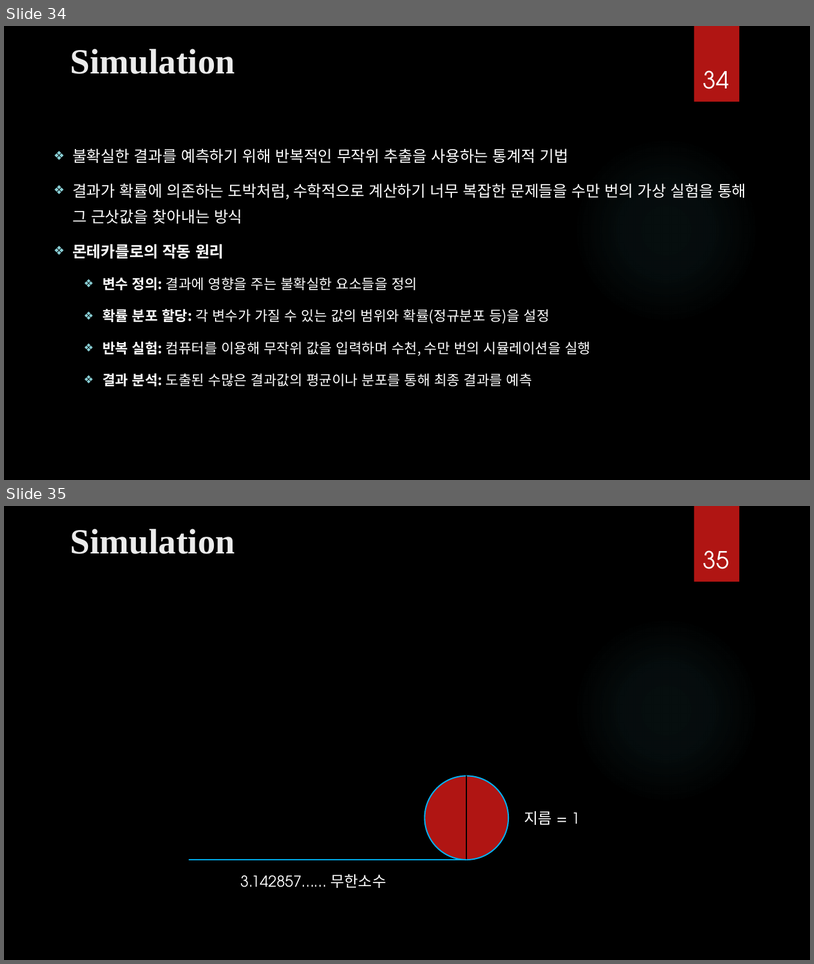
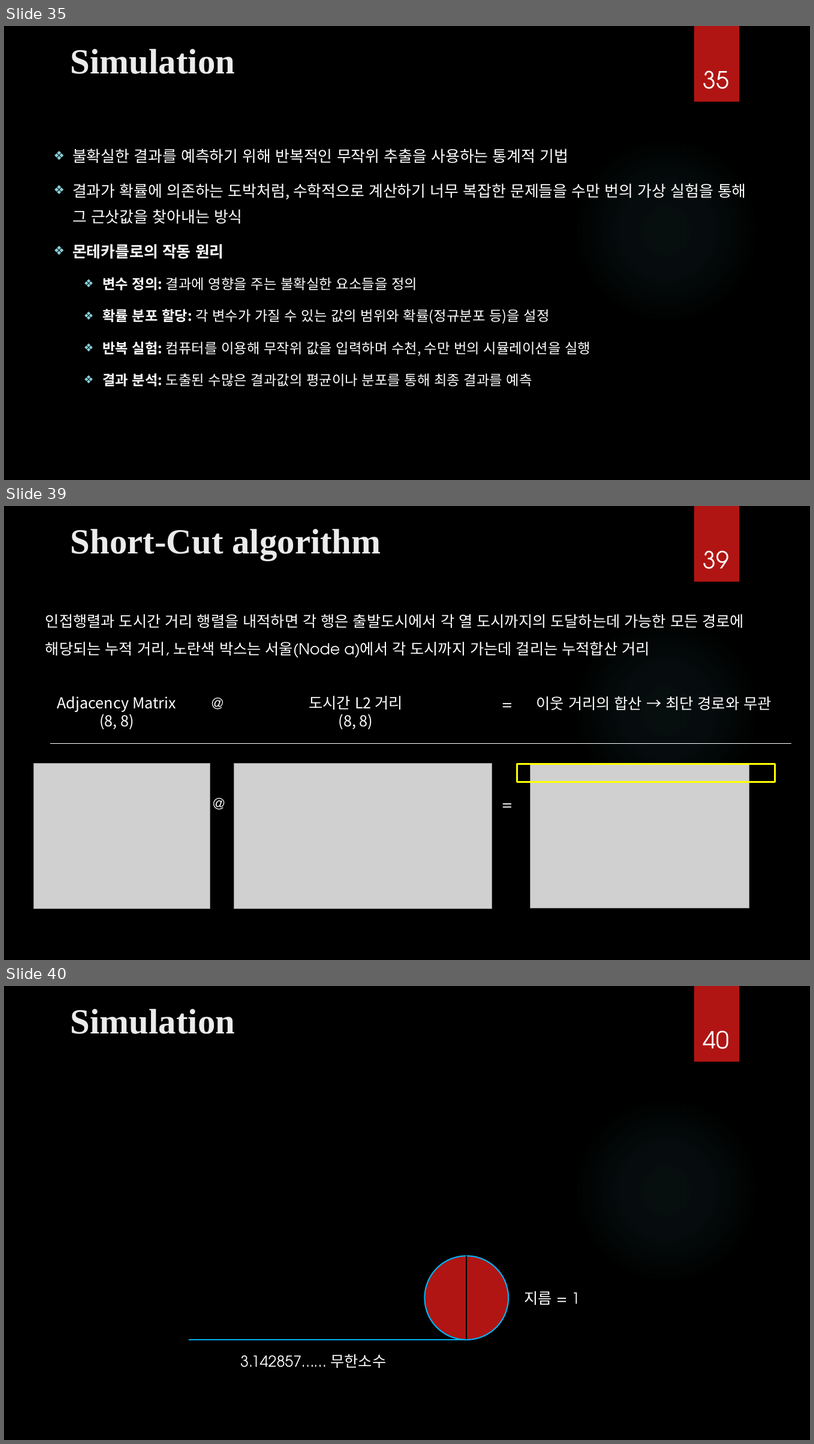
Before and after one commit to ancestor9/mathematics-for-machine-learning, a slide deck: Calculus/Calculus.pptx. Shown one above the other, each under a label of ours: slides 34 and 35 before the commit, slides 35, 39 and 40 after it; the slides between them are not shown. The pictures are 814x964 and 814x1444 pixels, drawn with LibreOffice and Linux fonts; fonts in the diff are those of the drawing; grey boxes stand for pictures; background and template pictures are left out. Boxes give left, top, right and bottom in pixels: in the first picture for what was removed or moved away, otherwise in the second. Text is boxed around its words. In the diff, an @@ line names an element or a change of style, - is before the commit and + after.

```diff
--- a/Calculus/Calculus.pptx
+++ b/Calculus/Calculus.pptx
@@ slide 39 added at bbox=[4, 506, 810, 960], background picture (left out); not listed: 2 template elements that a slide beside it also shows @@
@@ title added at bbox=[71, 529, 381, 560], 42 pt, text #EBEBEB, bold @@
+Short-Cut algorithm
@@ page number added at bbox=[704, 550, 729, 569], 28 pt, text #FFFFFF @@
+39
@@ text added at bbox=[45, 614, 745, 658], 18 pt, text #FFFFFF @@
+인접행렬과 도시간 거리 행렬을 내적하면 각 행은 출발도시에서 각 열 도시까지의 도달하는데 가능한 모든 경로에 해당되는 누적 거리, 노란색 박스는 서울(Node a)에서 각 도시까지 가는데 걸리는 누적합산 거리
@@ text added at bbox=[57, 696, 176, 729], 18 pt, text #FFFFFF @@
+Adjacency Matrix
+(8, 8)
@@ text added at bbox=[205, 691, 230, 715], 18 pt, text #FFFFFF @@
+@
@@ text added at bbox=[309, 696, 402, 729], 18 pt, text #FFFFFF @@
+도시간 L2 거리
+(8, 8)
@@ text added at bbox=[496, 691, 517, 715], 18 pt, text #FFFFFF @@
+=
@@ text added at bbox=[537, 696, 771, 710], 18 pt, text #FFFFFF @@
+이웃 거리의 합산 → 최단 경로와 무관
@@ line added from (51, 743) to (792, 743), #FFFFFF 0.75 pt @@
@@ picture added at bbox=[33, 763, 210, 908] @@
@@ picture added at bbox=[234, 763, 492, 908] @@
@@ rectangle added at bbox=[518, 764, 776, 782], outline #FFFF00 2.25 pt @@
@@ picture added at bbox=[531, 763, 750, 908] @@
@@ text added at bbox=[207, 791, 232, 815], 18 pt, text #FFFFFF @@
+@
@@ text added at bbox=[496, 791, 517, 815], 18 pt, text #FFFFFF @@
+=
@@ what was slide 34 is now slide 35 @@
@@ page number at bbox=[704, 70, 729, 89]: text changed @@
-34
+35
@@ what was slide 35 is now slide 40 @@
@@ page number at bbox=[704, 1030, 729, 1049]: text changed @@
-35
+40
```
Also in this commit, not shown: 10 slides changed, 5 other slides added, 1 slide removed.
